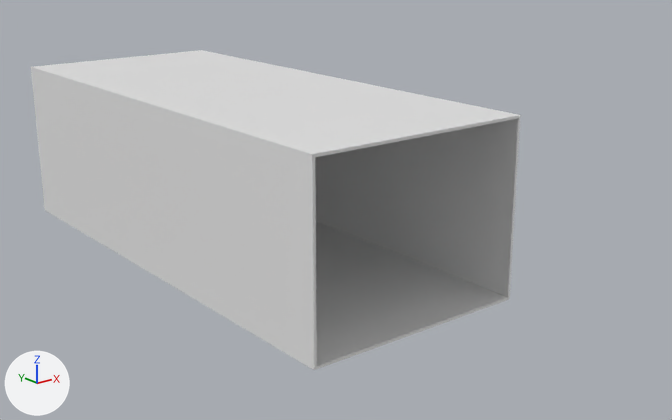
The glTF model frontend/src/assets/glb/apotek_shell.glb as it was, and as the next commit left it.
Camera for both pictures: a camera (50 mm lens) standing at (-9.92, -15.34, 6.53) and looking at (1.01, -1.68, 1.06). Lighting does not change. The marker at lower left points along +X, +Y and +Z. The picture after the commit comes second. Where no turn or scale is listed for an object, it has been applied to the vertices.

The first picture shows 'ceiling', 'floor', 'wall left', 'wall right' and 1 more.
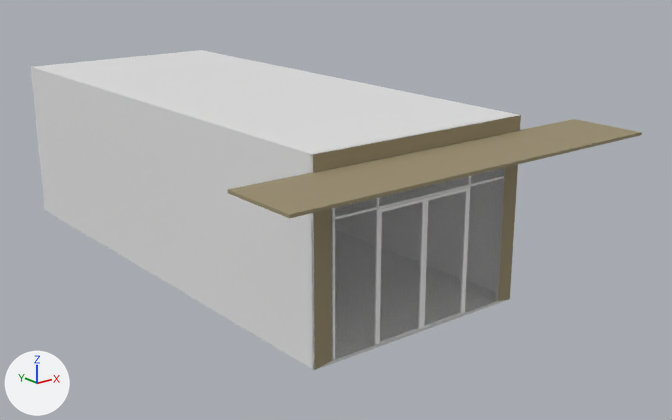
Where the newer file only moved an object's origin or applied its transform, the numbers keep the older frame.

The change, as a list of edits to the scene's bpy script:
```text
Add me_cube_092:
    me_cube_092.from_pydata([(-0.47, 0.0, -1.11), (-0.47, 0.0, 1.11), (0.47, 0.0, -1.11), (0.47, 0.0, 1.11)], [], [(2, 3, 1), (2, 1, 0)])
    me_cube_092.materials.append(mat_frame_glass_001)  # white #e7e7e7
Add me_cube_099:
    me_cube_099.from_pydata([(-1.0, 0.0, -1.44), (-1.0, 0.0, 0.89), (1.0, 0.0, -1.44), (1.0, 0.0, 0.89), (1.88, 0.0, 1.44), (1.88, 0.0, -1.44), (-1.88, 0.0, -1.44), (-1.88, 0.0, 1.44)], [], [(3, 2, 5), (3, 5, 4), (1, 3, 4), (1, 4, 7), (0, 1, 7), (0, 7, 6)])
    me_cube_099.materials.append(mat_frame_glass_001)  # white #e7e7e7
Add me_cube_087:
    me_cube_087.from_pydata([(0.02, 0.02, -1.44), (-0.01, 0.02, -1.44), (0.01, 0.02, 1.44), (-0.02, 0.02, 1.44), (0.02, -0.02, -1.44), (-0.01, -0.02, -1.44), (0.01, -0.02, 1.44), (-0.02, -0.02, 1.44)], [], [(0, 1, 3), (0, 3, 2), (2, 3, 7), (2, 7, 6), (6, 7, 5), (6, 5, 4), (4, 5, 1), (4, 1, 0), (2, 6, 4), (2, 4, 0), (7, 3, 1), (7, 1, 5)])
    me_cube_087.materials.append(mat_mat_frame_metal)  # white #ffffff
Add me_cube_071:
    me_cube_071.from_pydata([(0.02, 0.02, -1.44), (-0.01, 0.02, -1.44), (0.01, 0.02, 1.44), (-0.02, 0.02, 1.44), (0.02, -0.02, -1.44), (-0.01, -0.02, -1.44), (0.01, -0.02, 1.44), (-0.02, -0.02, 1.44)], [], [(0, 1, 3), (0, 3, 2), (2, 3, 7), (2, 7, 6), (6, 7, 5), (6, 5, 4), (4, 5, 1), (4, 1, 0), (2, 6, 4), (2, 4, 0), (7, 3, 1), (7, 1, 5)])
    me_cube_071.materials.append(mat_mat_frame_metal)  # white #ffffff
Add me_cube_069:
    me_cube_069.from_pydata([(-1.88, 0.01, -0.02), (-1.88, 0.01, 0.02), (1.88, 0.02, -0.02), (1.88, 0.02, 0.02), (-1.88, -0.02, -0.02), (-1.88, -0.02, 0.02), (1.88, -0.01, -0.02), (1.88, -0.01, 0.02)], [], [(0, 1, 3), (0, 3, 2), (2, 3, 7), (2, 7, 6), (6, 7, 5), (6, 5, 4), (4, 5, 1), (4, 1, 0), (2, 6, 4), (2, 4, 0), (7, 3, 1), (7, 1, 5)])
    me_cube_069.materials.append(mat_mat_frame_metal)  # white #ffffff
Add ob_left_door_glass:
    ob_left_door_glass = bpy.data.objects.new('left door glass', me_cube_092)
    ob_left_door_glass.location = (-0.44, -5.15, 1.16)
Add ob_left_door:
    ob_left_door = bpy.data.objects.new('left door', me_cube_091)  # 16 vertices, 30 faces; spans x -0.49..0.49, y -0.02..0.02, z -1.14..1.14; in mat_mat_frame_metal (white #ffffff)
    ob_left_door.location = (-0.44, -5.15, 1.16)
Add ob_right_door_glass:
    ob_right_door_glass = bpy.data.objects.new('right door glass', me_cube_092.copy())
    ob_right_door_glass.location = (0.54, -5.15, 1.16)
Add ob_right_door:
    ob_right_door = bpy.data.objects.new('right door', me_cube_091.copy())
    ob_right_door.location = (0.54, -5.15, 1.16)
Add ob_large_frame_glass:
    ob_large_frame_glass = bpy.data.objects.new('large frame glass', me_cube_099)
    ob_large_frame_glass.location = (0.05, -5.15, 1.44)
Add ob_frame_002:
    ob_frame_002 = bpy.data.objects.new('Frame.002', me_cube_087)
    ob_frame_002.location = (-1.81, -5.15, 1.44)
Add ob_frame_004:
    ob_frame_004 = bpy.data.objects.new('Frame.004', me_cube_071)
    ob_frame_004.location = (-0.95, -5.15, 1.44)
Add ob_frame_003:
    ob_frame_003 = bpy.data.objects.new('Frame.003', me_cube_071.copy())
    ob_frame_003.location = (1.05, -5.15, 1.44)
Add ob_frame_001:
    ob_frame_001 = bpy.data.objects.new('Frame.001', me_cube_069)
    ob_frame_001.location = (0.05, -5.15, 2.33)
Add ob_hall_ceiling:
    ob_hall_ceiling = bpy.data.objects.new('hall ceiling', me_cube_100)  # a box spanning x -3.66..3.66, y -0.72..0.68, z -0.02..0.02; in mat_store_wall_outside (brown #9b8e70)
    ob_hall_ceiling.location = (0.05, -5.83, 3.07)
Add ob_store_wall:
    ob_store_wall = bpy.data.objects.new('store wall', me_cube_066)  # 16 vertices, 32 faces; spans x -2.2..2.2, y -0.03..0.03, z -1.58..1.77; in mat_perimeter_wall_inside (light grey #d5d5d5), mat_store_wall_outside (brown #9b8e70)
    ob_store_wall.location = (0.0, -5.16, 1.59)
```

Changed parts and their boxes [x1, y1, x2, y2] in the pictures (672 x 420 px):
'hall ceiling', added
    after: [227, 119, 642, 218]
'large frame glass', added
    after: [335, 168, 503, 358]
'store wall', added
    after: [311, 115, 521, 370]
'left door glass', added
    after: [380, 202, 423, 341]
'right door glass', added
    after: [424, 191, 466, 326]
'left door', added
    after: [377, 198, 426, 344]
'right door', added
    after: [422, 187, 469, 328]
'Frame.001', added
    after: [332, 176, 504, 220]
'Frame.004', added
    after: [375, 197, 379, 344]
'Frame.003', added (mostly hidden)
    after: [463, 176, 471, 313]
